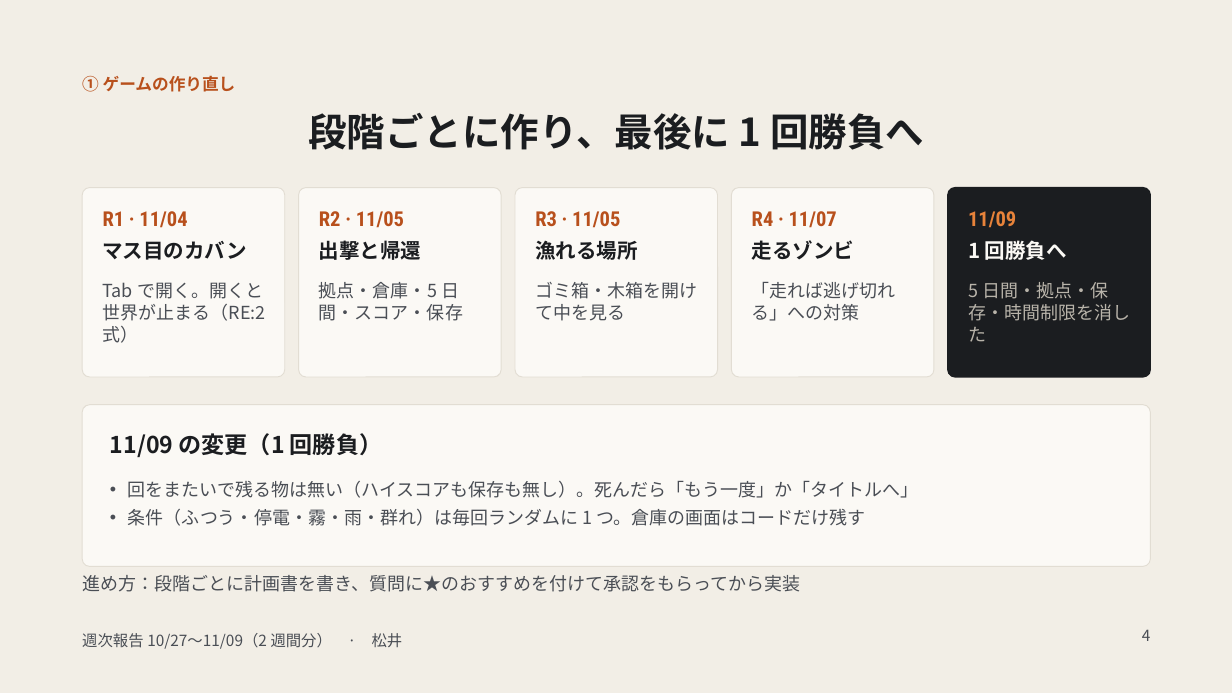
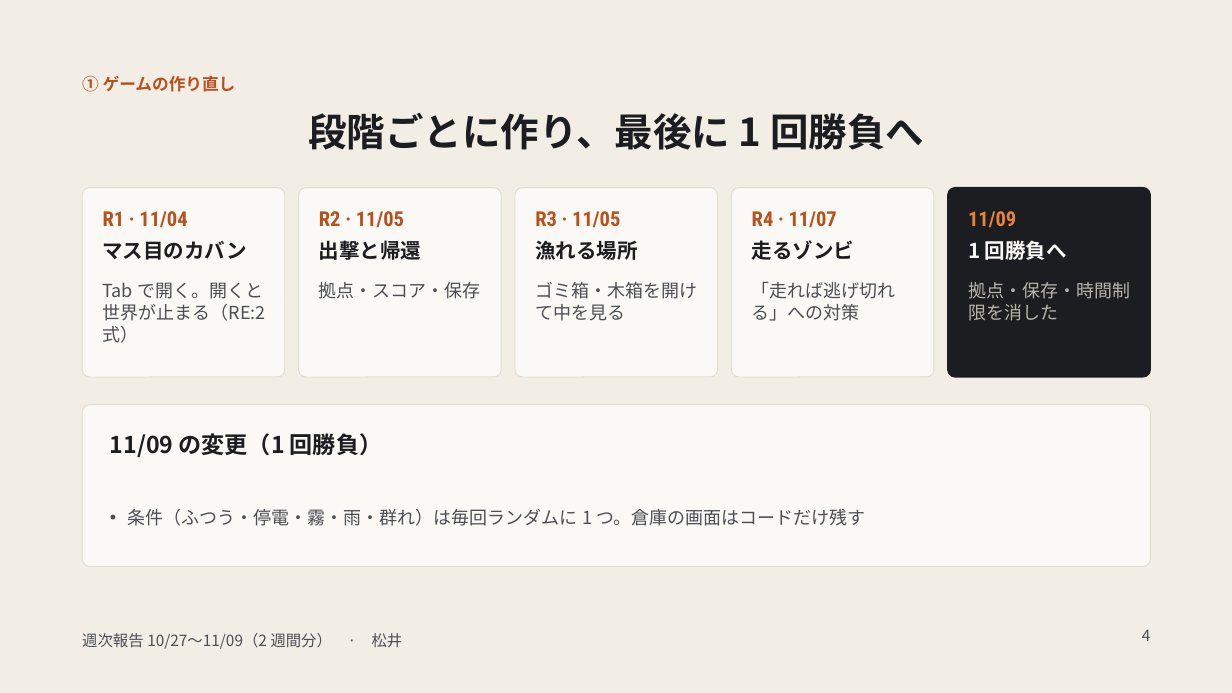
Before and after one commit to madoromi05/LastDrop, a slide deck: slide 4 of SummaryPlan/報告書/週次報告 10 27〜11 09.pptx. Drawn at 1232x693 pixels with LibreOffice and Linux fonts; fonts in the diff are those of the drawing. Boxes give left, top, right and bottom in pixels: in the first picture for what was removed or moved away, otherwise in the second. Text is boxed around its words. In the diff, an @@ line names an element or a change of style, - is before the commit and + after.

```diff
--- a/SummaryPlan/報告書/週次報告 10 27〜11 09.pptx
+++ b/SummaryPlan/報告書/週次報告 10 27〜11 09.pptx
@@ text at <box>319,282,481,299</box>: text changed @@
-拠点・倉庫・5 日間・スコア・保存
+拠点・スコア・保存
@@ text at <box>968,282,1130,321</box>: text changed @@
-5 日間・拠点・保存・時間制限を消した
+拠点・保存・時間制限を消した
@@ text at <box>128,481,919,498</box>: paragraph removed @@
-• 回をまたいで残る物は無い（ハイスコアも保存も無し）。死んだら「もう一度」か「タイトルへ」
@@ text removed at <box>82,575,800,592</box> @@
-進め方：段階ごとに計画書を書き、質問に★のおすすめを付けて承認をもらってから実装
```
Also in this commit, not shown: 6 other slides changed, 3 slides added, 5 slides removed, 1 other file.
